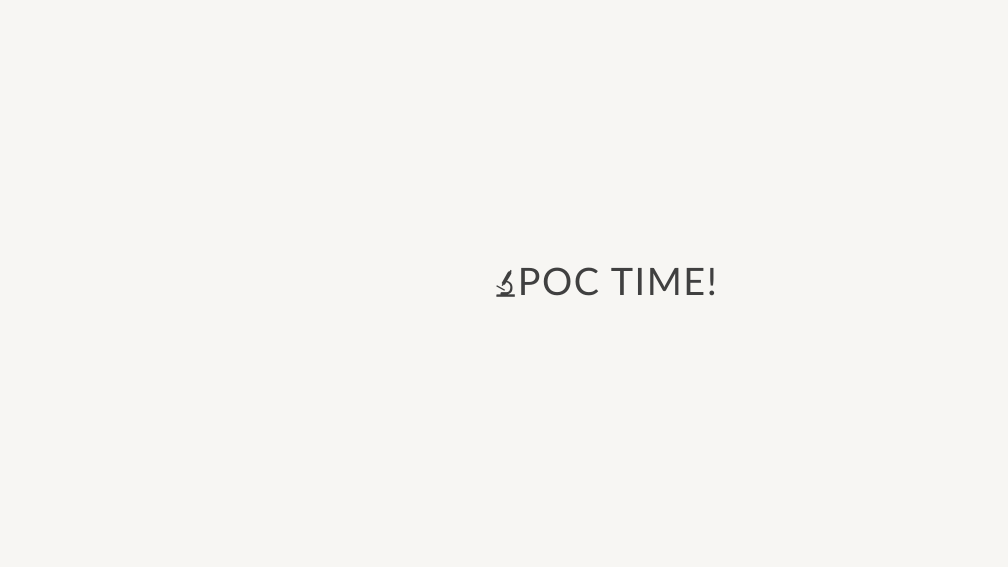
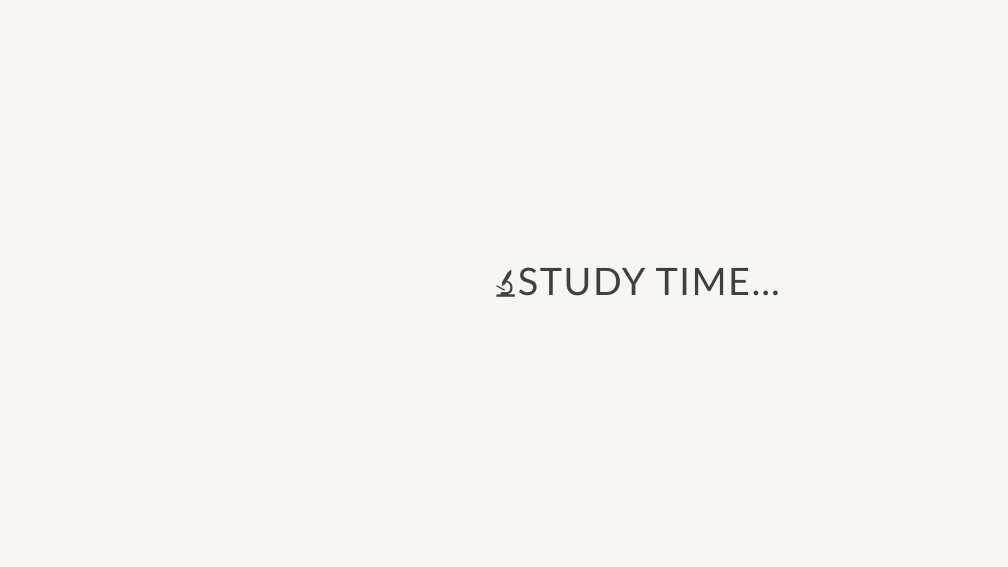
Before and after one commit to righettod/voxxeddays-lux-2024, a slide deck: slide 18 of presentation.pptx (slide 16 before the commit). Drawn at 1008x567 pixels with LibreOffice and Linux fonts; fonts in the diff are those of the drawing; background and template pictures are left out. Boxes give left, top, right and bottom in pixels: in the first picture for what was removed or moved away, otherwise in the second. Text is boxed around its words. In the diff, an @@ line names an element or a change of style, - is before the commit and + after.

```diff
--- a/presentation.pptx
+++ b/presentation.pptx
@@ title at <box>518,267,780,296</box>: text changed @@
-🔬POC TIME!
+🔬STUDY TIME…
```
Also in this commit, not shown: 7 other slides changed, 19 slides added, 2 other files.
